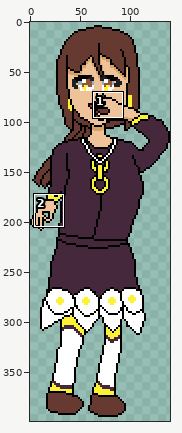
Pixel-art file -- anime/anime-8bit/new/painting-sandbox/橡樹椰奈Hiragi Yanako橡樹椰奈子2.ase. The picture above shows the old version from afar; the outline marks the close-up.
Close-up. Before:
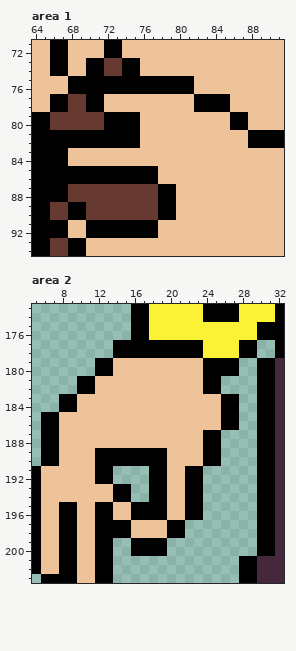
140x400 pixels, 1 frame. Shown: area 1: x 64..91, y 71..94; area 2: x 5..32, y 173..203. The wide view leaves out empty margins.
After:
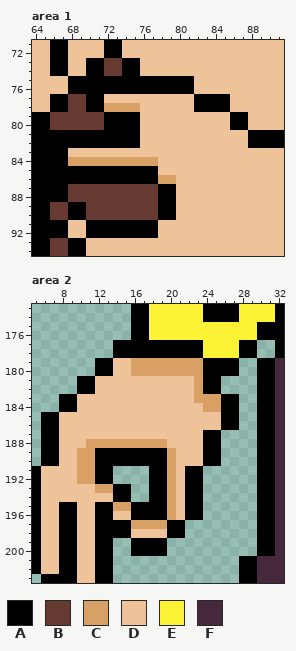
Palette (. is transparent): A #000000  B #663931  C #d9a066  D #eec39a  E #fbf236  F #45283c
The commit says: Update 橡樹椰奈Hiragi Yanako橡樹椰奈子2.ase
What changed:
Area 1:
Colour D becomes colour C in row 78 at x 72 to 75; in row 84 at x 68 to 77; in row 86 at x 78 to 79.
Area 2:
Colour D becomes colour C in rows 179 to 180 at x 16 to 23; in rows 181 to 182 at x 23; in row 183 at x 23 to 25; in row 184 at x 24 to 25; in row 188 at x 11 to 19; in rows 189 to 192 at x 10 to 11 and 20.
Colour D becomes colour C in row 193 at x 12 to 13 and 20; in row 194 at x 20; in row 195 at x 14 to 15 and 20; in row 196 at x 20; in row 197 at x 16 to 19.
Changed places in both close-ups, as pixel boxes (x1, y1, x2, y2):
changed: (104, 103, 140, 112)
changed: (68, 157, 176, 184)
changed: (131, 358, 221, 412)
changed: (77, 439, 176, 529)
